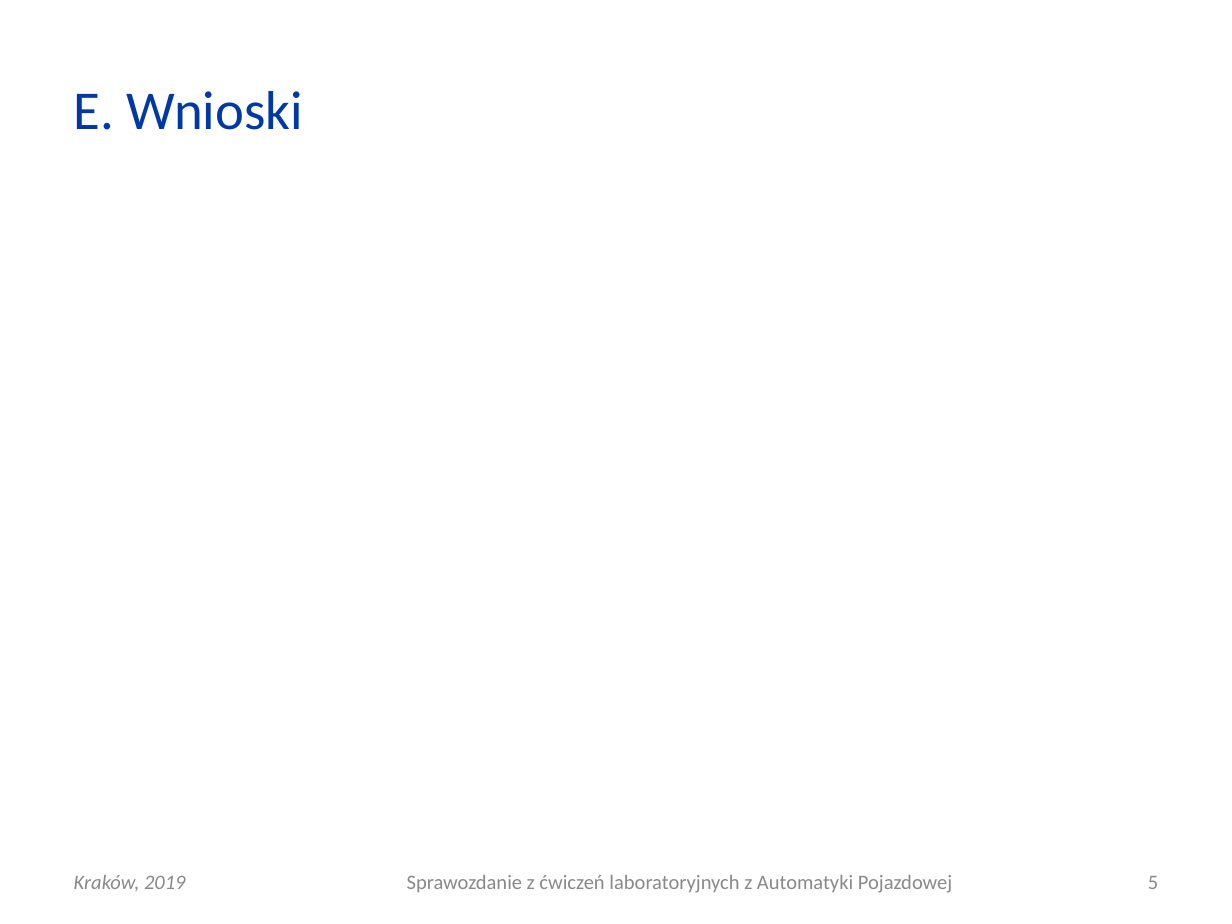
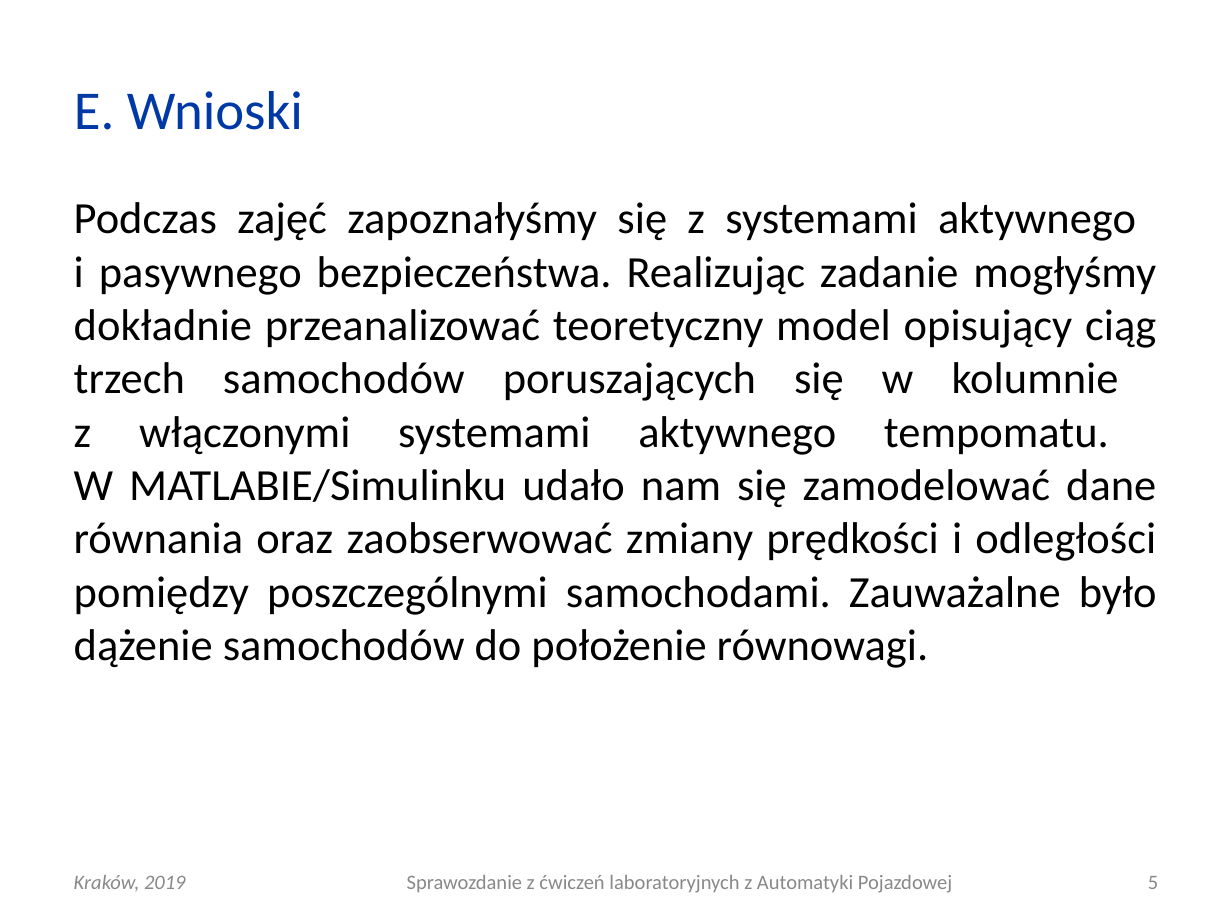
Before and after one commit to elfsonix/Automatyka-Pojazdowa, a slide deck: slide 5 of Lab13/AP_L13_20190522_0930_G03.ppt. Drawn at 1232x924 pixels with LibreOffice and Linux fonts; fonts in the diff are those of the drawing. Boxes give left, top, right and bottom in pixels: in the first picture for what was removed or moved away, otherwise in the second. Text is boxed around its words. In the diff, an @@ line names an element or a change of style, - is before the commit and + after.

Commit message:
Wnioski

```diff
--- a/Lab13/AP_L13_20190522_0930_G03.ppt
+++ b/Lab13/AP_L13_20190522_0930_G03.ppt
@@ text added at bbox=[74, 202, 1157, 668], 26 pt, text #000000 @@
+Podczas zajęć zapoznałyśmy się z systemami aktywnego
+i pasywnego bezpieczeństwa. Realizując zadanie mogłyśmy dokładnie przeanalizować teoretyczny model opisujący ciąg trzech samochodów poruszających się w kolumnie
+z włączonymi systemami aktywnego tempomatu.
+W MATLABIE/Simulinku udało nam się zamodelować dane równania oraz zaobserwować zmiany prędkości i odległości pomiędzy poszczególnymi samochodami. Zauważalne było dążenie samochodów do położenie równowagi.
```
